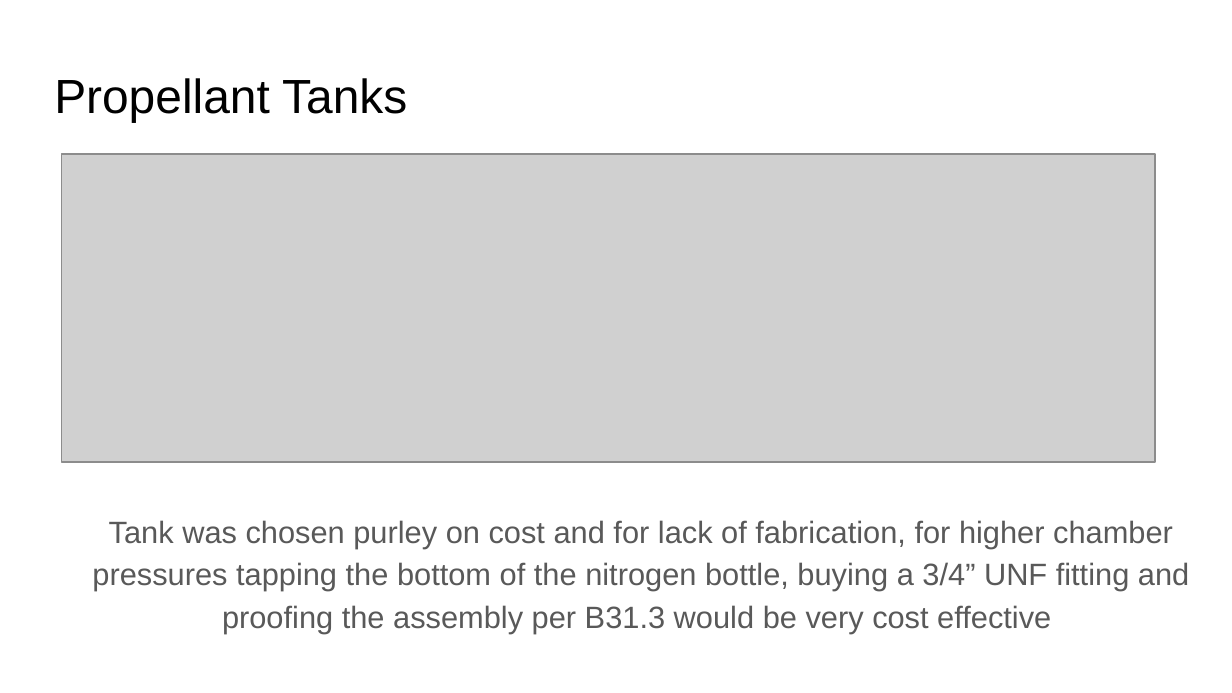
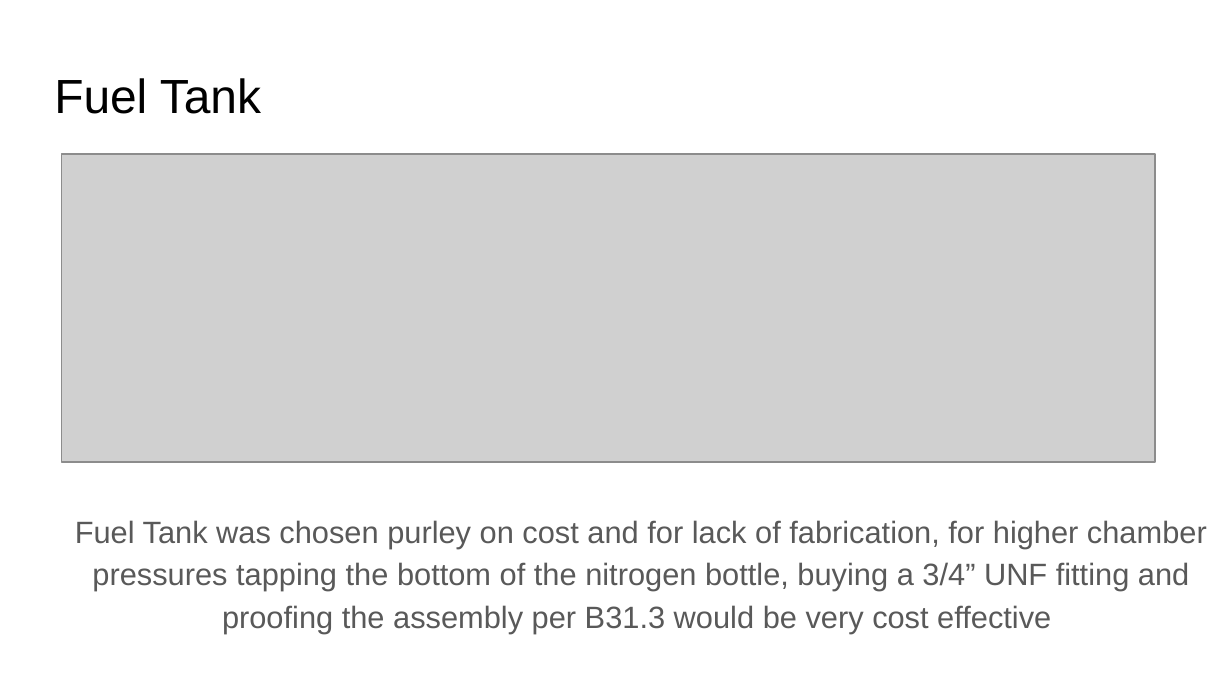
Before and after one commit to ControlSoup/Thrusty, a slide deck: slide 13 of projects/nitrious_engine/presentations/Review.odp (slide 12 before the commit). Drawn at 1232x693 pixels with LibreOffice and Linux fonts; fonts in the diff are those of the drawing; grey boxes stand for pictures. Boxes give left, top, right and bottom in pixels: in the first picture for what was removed or moved away, otherwise in the second. Text is boxed around its words. In the diff, an @@ line names an element or a change of style, - is before the commit and + after.

```diff
--- a/projects/nitrious_engine/presentations/Review.odp
+++ b/projects/nitrious_engine/presentations/Review.odp
@@ title at (54, 78, 261, 114): text changed @@
-Propellant Tanks
+Fuel Tank
@@ text at (75, 520, 1207, 633): text changed @@
-Tank was chosen purley on cost and for lack of fabrication, for higher chamber pressures tapping the bottom of the nitrogen bottle, buying a 3/4” UNF fitting and proofing the assembly per B31.3 would be very cost effective
+Fuel Tank was chosen purley on cost and for lack of fabrication, for higher chamber pressures tapping the bottom of the nitrogen bottle, buying a 3/4” UNF fitting and proofing the assembly per B31.3 would be very cost effective
```
Also in this commit, not shown: 1 other slide changed, 1 slide added, 3 other files.
